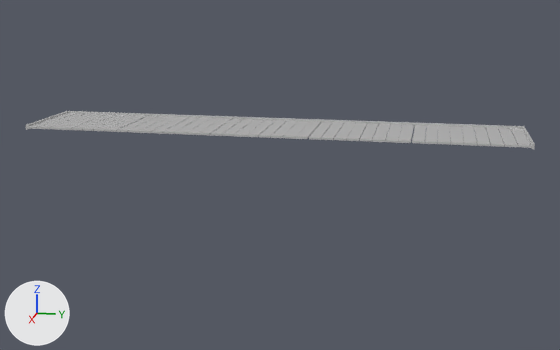
One commit to the FBX model Assets/Models/Props/Architecture/SM_Wood_Exterior_Balcony_03.fbx: the scene before it, then after it.
Before and after are seen from a 50 mm lens placed at (20.11, 4.19, 8.31), pointed at (-0.07, 0.16, 3.27). Every picture has the same lights, and +X, +Y and +Z are marked at lower left. Where no turn or scale is listed for an object, it has been applied to the vertices. Vertices at the same position are counted once.

The first picture shows 'SM_Wood_Exterior_Balcony_03'.
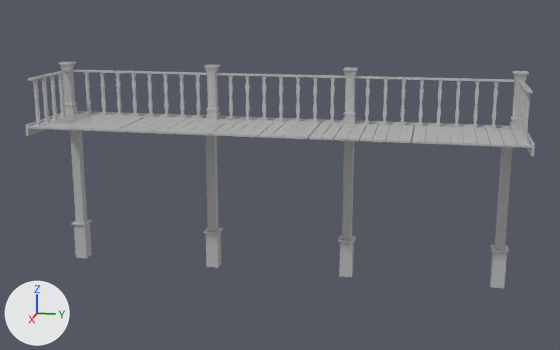
Location of each change, (x1, y1, x2, y2) in pixels of the pictures (560 x 350 px):
'SM_Wood_Exterior_Balcony_03', reshaped (482% taller)
    before: (25, 111, 535, 149)
    after: (25, 62, 535, 288)
part 1 of me_mesh, added
    after: (70, 70, 516, 82)
part 2 of me_mesh, added
    after: (28, 70, 68, 80)
part 3 of me_mesh, added
    after: (518, 80, 533, 93)
part 4 of me_mesh, built on
    before: (28, 112, 535, 149)
    after: (29, 62, 535, 288)
part 5 of me_mesh, recoloured
    both: (26, 111, 534, 148)

The edits, one by one:
Material '02 - Default' (mat_02___default) is new.
Its base color is (0.5, 0.5, 0.5) (grey #bcbcbc).
Its roughness is 0.0.
me_mesh is used by ob_sm_wood_exterior_balcony_03; location (0.0, 0.0, 0.0).
me_mesh had 350 vertices, 528 faces and spanned x -1.22..1.22, y -6.57..6.57, z 4.51..4.64.
me_mesh now has 1770 vertices, 3152 faces and spans x -1.22..1.22, y -6.57..6.57, z 0.18..6.11.
me_mesh part 1: a new loose piece, a box spanning x -1.066..-0.939, y -6.237..6.237, z 5.841..5.892, in mat_02___default (grey #bcbcbc).
me_mesh part 2: a new loose piece, a box spanning x -0.895..1.219, y -6.401..-6.274, z 5.841..5.892, in mat_02___default (grey #bcbcbc).
me_mesh part 3: a new loose piece, a box spanning x -0.895..1.219, y 6.298..6.425, z 5.841..5.892, in mat_02___default (grey #bcbcbc).
me_mesh part 4: 7 vertices moved from x -1.22..1.22, y -6.57..6.57, z 4.51 to x -1.22..1.22, y -6.57..6.57, z 4.34; 4 vertices removed from x -1.22..1.22, y -6.57..6.57, z 4.51; 1400 vertices added at x -1.22..1.22, y -6.57..6.57, z 0.18..6.11.
me_mesh part 5: 17 faces spanning x -1.22..1.22, y -6.57..6.57, z 4.34..4.64 switch from mat_01___default (its picture is missing) to mat_02___default (grey #bcbcbc).
